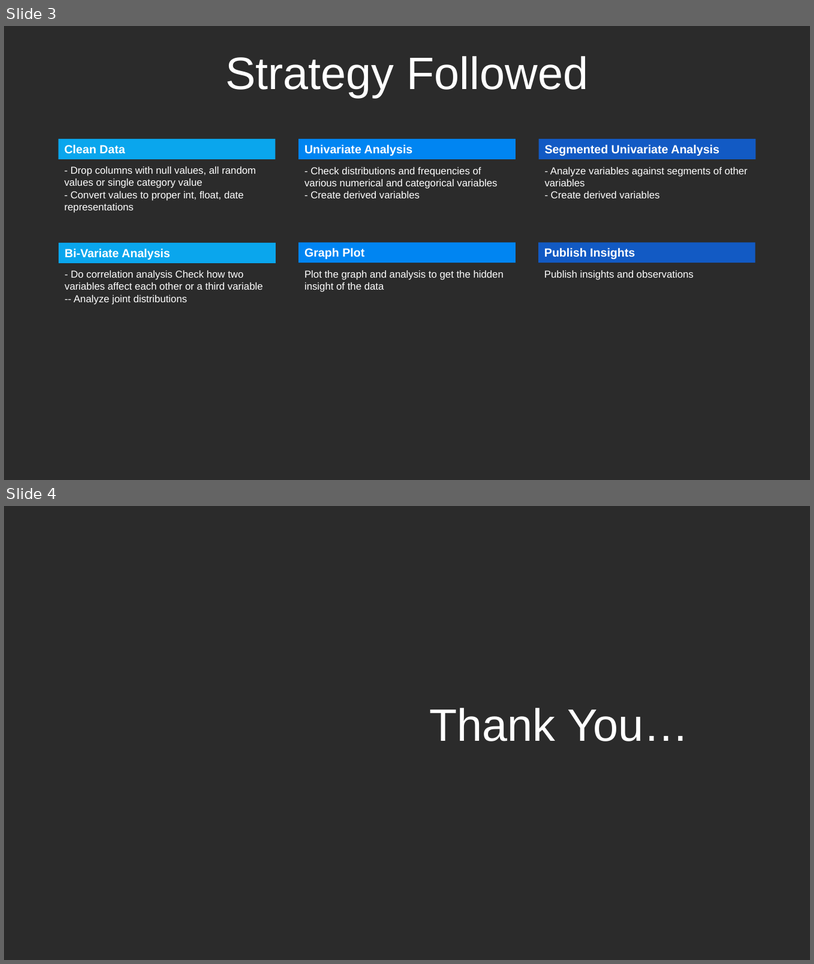
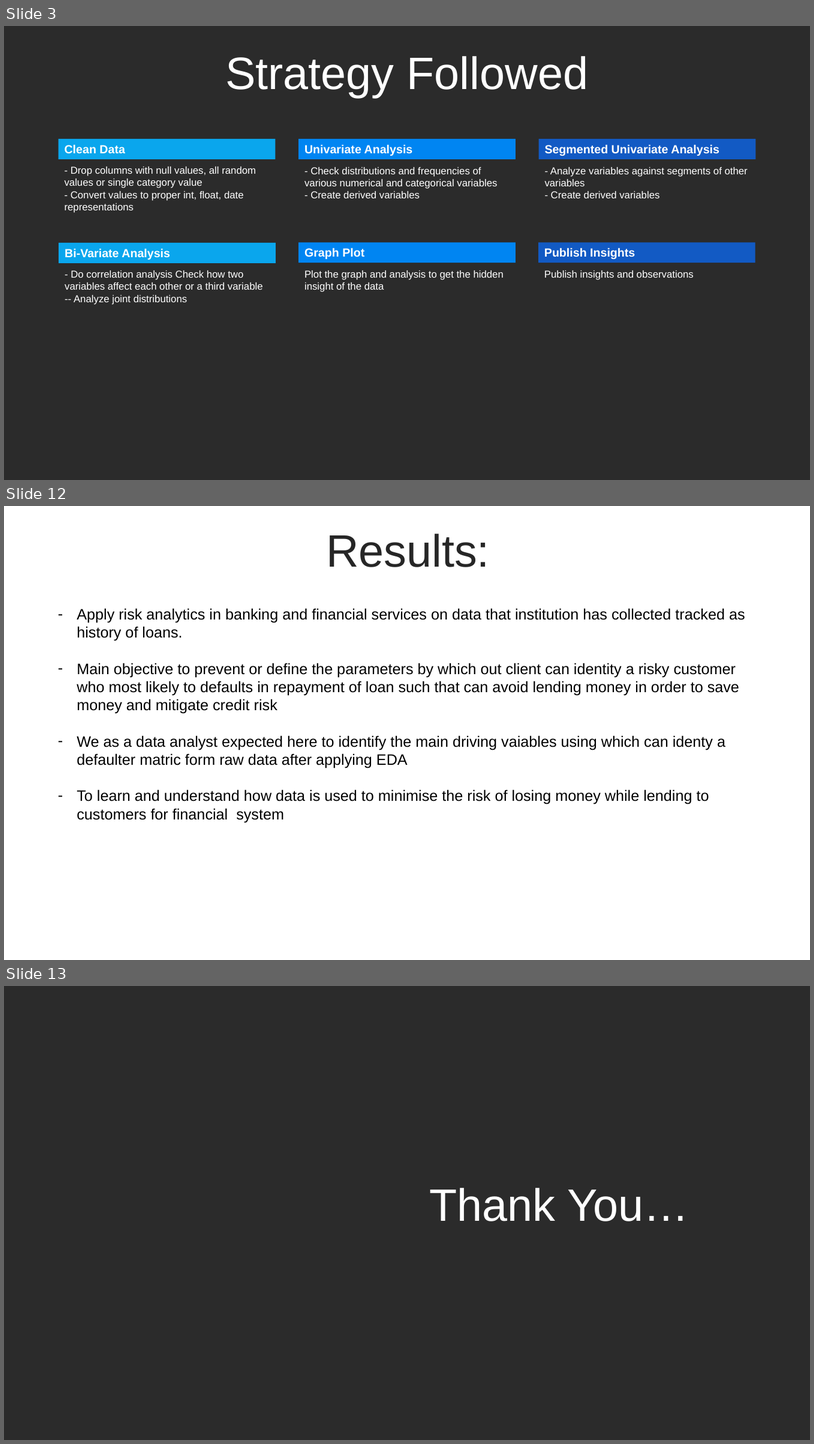
Before and after one commit to subhambansal/LendingClubCaseStudy, a slide deck: LendingClubCaseStudy.pptx. Shown one above the other, each under a label of ours: slides 3 and 4 before the commit, slides 3, 12 and 13 after it; the slides between them are not shown. The pictures are 814x964 and 814x1444 pixels, drawn with LibreOffice and Linux fonts; fonts in the diff are those of the drawing; background and template pictures are left out; a plain dark background stands for a picture behind light text. Boxes give left, top, right and bottom in pixels: in the first picture for what was removed or moved away, otherwise in the second. Text is boxed around its words. In the diff, an @@ line names an element or a change of style, - is before the commit and + after.

Commit message:
saving intermittent data

```diff
--- a/LendingClubCaseStudy.pptx
+++ b/LendingClubCaseStudy.pptx
@@ slide 12 added at box(4, 506, 810, 960), background #FFFFFF @@
@@ text added at box(326, 534, 490, 567), 54 pt, text #262626 @@
+Results:
@@ text added at box(77, 608, 746, 822), 18 pt, text #000000 @@
+– Apply risk analytics in banking and financial services on data that institution has collected tracked as history of loans.
+– Main objective to prevent or define the parameters by which out client can identity a risky customer who most likely to defaults in repayment of loan such that can avoid lending money in order to save money and mitigate credit risk
+– We as a data analyst expected here to identify the main driving vaiables using which can identy a defaulter matric form raw data after applying EDA
+– To learn and understand how data is used to minimise the risk of losing money while lending to customers for financial system
@@ text added at box(97, 663, 127, 673), 32 pt, text #FFFFFF, bold @@
+01
@@ what was slide 4 is now slide 13 @@
```
Also in this commit, not shown: 8 other slides added, 1 other file.
